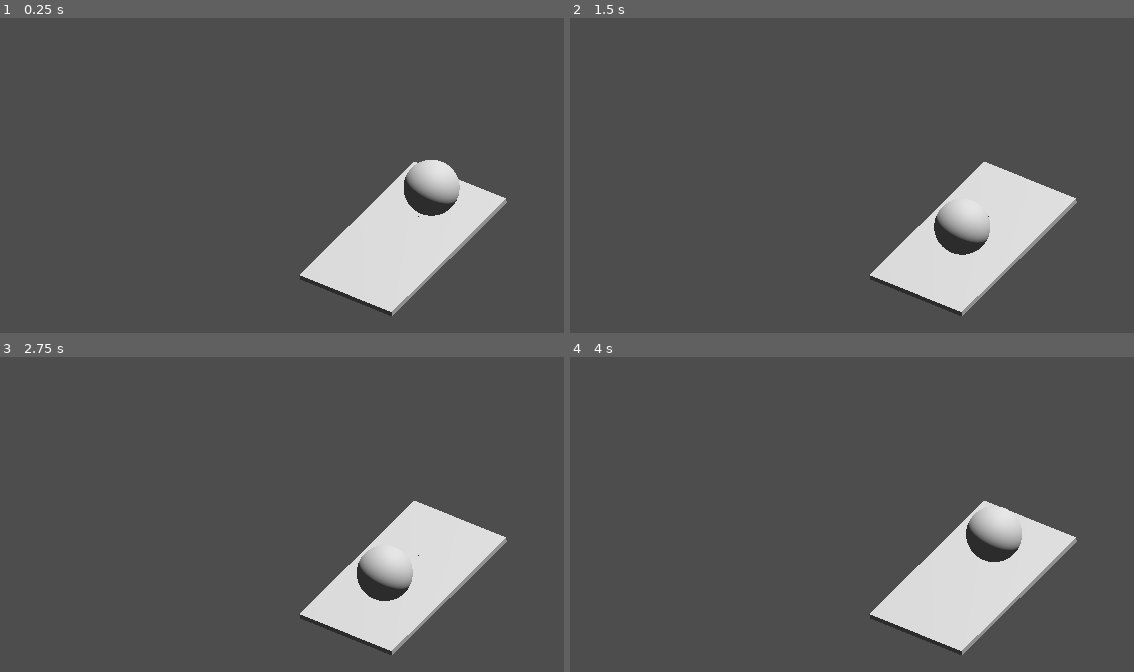
Above: before the commit, frames 1-4 (two rows, left to right).
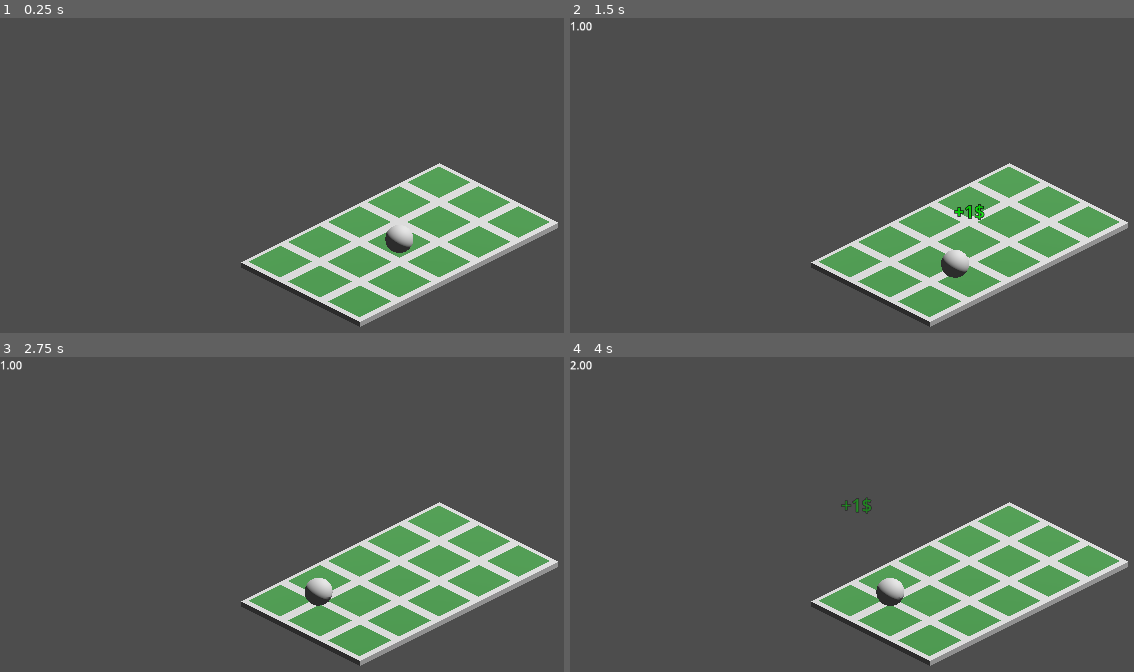
Above: after the commit, the same moments.

Repository: Scrawach/loop-hoop
Game: Godot game, scene res://root.tscn
The game is run twice, just before and just after one commit, with the same random seed, the same clock (stepped at 60 frames per second) and the same inputs.
Inputs:
- Up to frame 1 (0.25 s): no input
- Up to frame 2 (1.5 s): no input
- Up to frame 3 (2.75 s): no input
- Up to frame 4 (4 s): no input

The runs differ from the first frame. In frame 1, 12% of the frame differs, in the area x 42-99%, y 45-99%; in frame 2, 12%; in frame 3, 12%; in frame 4, 12%, in the area x 0-99%, y 1-99%.

Commit message:
feat: implement base game loop

Diff:
--- /dev/null
+++ b/src/loop-hoop/autoloads/game.gd
@@ -0,0 +1,3 @@
+extends Node
+
+var wallet := Wallet.new()
--- a/src/loop-hoop/balls/ball.gd
+++ b/src/loop-hoop/balls/ball.gd
@@ -7,6 +7,7 @@
 @export var target_tile: BasketTile
 
 @export var field: BasketField
+@export var add_money_label: PackedScene
 
 var is_forward: bool = true
 
@@ -36,4 +37,7 @@
 	target_tile = field.get_next_tile(current_tile, is_forward)
 
 func give_money() -> void:
-	print("give money")
+	var instance := add_money_label.instantiate() as AddMoneyLabel
+	get_parent().add_child(instance)
+	instance.global_position = global_position + Vector3.UP
+	Game.wallet.add_money(1)
--- a/src/loop-hoop/balls/ball.tscn
+++ b/src/loop-hoop/balls/ball.tscn
@@ -1,12 +1,16 @@
-[gd_scene load_steps=3 format=3 uid="uid://bbg2v5hi5pjw0"]
+[gd_scene load_steps=4 format=3 uid="uid://bbg2v5hi5pjw0"]
 
 [ext_resource type="Script" uid="uid://btjwp4aw46peg" path="res://balls/ball.gd" id="1_ht7ih"]
+[ext_resource type="PackedScene" uid="uid://cri8oj6gv74ta" path="res://meta/money/ui/add_money_label.tscn" id="2_5j7o3"]
 
 [sub_resource type="SphereMesh" id="SphereMesh_dk0jc"]
+radius = 0.25
+height = 0.5
 
 [node name="Ball" type="Node3D"]
 script = ExtResource("1_ht7ih")
+add_money_label = ExtResource("2_5j7o3")
 
 [node name="MeshInstance3D" type="MeshInstance3D" parent="."]
-transform = Transform3D(1, 0, 0, 0, 1, 0, 0, 0, 1, 0, 0.5, 0)
+transform = Transform3D(1, 0, 0, 0, 1, 0, 0, 0, 1, 0, 0.271384, 0)
 mesh = SubResource("SphereMesh_dk0jc")
--- a/src/loop-hoop/fields/basket_field.gd
+++ b/src/loop-hoop/fields/basket_field.gd
@@ -2,9 +2,14 @@
 extends Node3D
 
 @export var rows: Array[Array]
+@export var initial_ball: Ball
+@export var initial_tile: BasketTile
+@export var target_tile: BasketTile
 
 func _ready() -> void:
 	initialize_from_children()
+	initial_ball.current_tile = initial_tile
+	initial_ball.target_tile = target_tile
 
 func initialize_from_children() -> void:
 	var index: int
--- a/src/loop-hoop/fields/basket_field.tscn
+++ b/src/loop-hoop/fields/basket_field.tscn
@@ -6,16 +6,56 @@
 [node name="Basket Field" type="Node3D"]
 script = ExtResource("1_wen20")
 
-[node name="Basket Row" type="Node3D" parent="."]
+[node name="Basket Row10" type="Node3D" parent="."]
+transform = Transform3D(1, 0, 0, 0, 1, 0, 0, 0, 1, 0, 0, -2)
 
-[node name="Basket Tile" parent="Basket Row" instance=ExtResource("1_fjk1f")]
+[node name="Basket Tile" parent="Basket Row10" instance=ExtResource("1_fjk1f")]
 
-[node name="Basket Row2" type="Node3D" parent="."]
-transform = Transform3D(1, 0, 0, 0, 1, 0, 0, 0, 1, 0, 0, 1.2)
+[node name="Basket Tile2" parent="Basket Row10" instance=ExtResource("1_fjk1f")]
+transform = Transform3D(1, 0, 0, 0, 1, 0, 0, 0, 1, 1, 0, 0)
 
-[node name="Basket Tile" parent="Basket Row2" instance=ExtResource("1_fjk1f")]
+[node name="Basket Tile3" parent="Basket Row10" instance=ExtResource("1_fjk1f")]
+transform = Transform3D(1, 0, 0, 0, 1, 0, 0, 0, 1, -1, 0, 0)
 
-[node name="Basket Row3" type="Node3D" parent="."]
-transform = Transform3D(1, 0, 0, 0, 1, 0, 0, 0, 1, 0, 0, 2.4)
+[node name="Basket Row9" type="Node3D" parent="."]
+transform = Transform3D(1, 0, 0, 0, 1, 0, 0, 0, 1, 0, 0, -1)
 
-[node name="Basket Tile" parent="Basket Row3" instance=ExtResource("1_fjk1f")]
+[node name="Basket Tile" parent="Basket Row9" instance=ExtResource("1_fjk1f")]
+
+[node name="Basket Tile2" parent="Basket Row9" instance=ExtResource("1_fjk1f")]
+transform = Transform3D(1, 0, 0, 0, 1, 0, 0, 0, 1, 1, 0, 0)
+
+[node name="Basket Tile3" parent="Basket Row9" instance=ExtResource("1_fjk1f")]
+transform = Transform3D(1, 0, 0, 0, 1, 0, 0, 0, 1, -1, 0, 0)
+
+[node name="Basket Row6" type="Node3D" parent="."]
+
+[node name="Basket Tile" parent="Basket Row6" instance=ExtResource("1_fjk1f")]
+
+[node name="Basket Tile2" parent="Basket Row6" instance=ExtResource("1_fjk1f")]
+transform = Transform3D(1, 0, 0, 0, 1, 0, 0, 0, 1, 1, 0, 0)
+
+[node name="Basket Tile3" parent="Basket Row6" instance=ExtResource("1_fjk1f")]
+transform = Transform3D(1, 0, 0, 0, 1, 0, 0, 0, 1, -1, 0, 0)
+
+[node name="Basket Row7" type="Node3D" parent="."]
+transform = Transform3D(1, 0, 0, 0, 1, 0, 0, 0, 1, 0, 0, 1)
+
+[node name="Basket Tile" parent="Basket Row7" instance=ExtResource("1_fjk1f")]
+
+[node name="Basket Tile2" parent="Basket Row7" instance=ExtResource("1_fjk1f")]
+transform = Transform3D(1, 0, 0, 0, 1, 0, 0, 0, 1, 1, 0, 0)
+
+[node name="Basket Tile3" parent="Basket Row7" instance=ExtResource("1_fjk1f")]
+transform = Transform3D(1, 0, 0, 0, 1, 0, 0, 0, 1, -1, 0, 0)
+
+[node name="Basket Row8" type="Node3D" parent="."]
+transform = Transform3D(1, 0, 0, 0, 1, 0, 0, 0, 1, 0, 0, 2)
+
+[node name="Basket Tile" parent="Basket Row8" instance=ExtResource("1_fjk1f")]
+
+[node name="Basket Tile2" parent="Basket Row8" instance=ExtResource("1_fjk1f")]
+transform = Transform3D(1, 0, 0, 0, 1, 0, 0, 0, 1, 1, 0, 0)
+
+[node name="Basket Tile3" parent="Basket Row8" instance=ExtResource("1_fjk1f")]
+transform = Transform3D(1, 0, 0, 0, 1, 0, 0, 0, 1, -1, 0, 0)
--- a/src/loop-hoop/fields/basket_tile.tscn
+++ b/src/loop-hoop/fields/basket_tile.tscn
@@ -1,12 +1,24 @@
-[gd_scene load_steps=3 format=3 uid="uid://sdh72xin6nwy"]
+[gd_scene load_steps=5 format=3 uid="uid://sdh72xin6nwy"]
 
 [ext_resource type="Script" uid="uid://dvuijgpv0xxxf" path="res://fields/basket_tile.gd" id="1_6cwqi"]
 
 [sub_resource type="BoxMesh" id="BoxMesh_6iooe"]
-size = Vector3(2, 0.1, 1.2)
+size = Vector3(1, 0.1, 1)
+
+[sub_resource type="PlaneMesh" id="PlaneMesh_6cwqi"]
+size = Vector2(0.8, 0.8)
+
+[sub_resource type="StandardMaterial3D" id="StandardMaterial3D_cmjn7"]
+albedo_color = Color(0.203922, 0.392157, 0.211765, 1)
 
 [node name="Basket Tile" type="Node3D"]
 script = ExtResource("1_6cwqi")
 
 [node name="MeshInstance3D" type="MeshInstance3D" parent="."]
+transform = Transform3D(1, 0, 0, 0, 1, 0, 0, 0, 1, 0.00379431, 1.19209e-07, -0.00388122)
 mesh = SubResource("BoxMesh_6iooe")
+
+[node name="MeshInstance3D2" type="MeshInstance3D" parent="."]
+transform = Transform3D(1, 0, 0, 0, 1, 0, 0, 0, 1, 0, 0.0677662, 0)
+mesh = SubResource("PlaneMesh_6cwqi")
+surface_material_override/0 = SubResource("StandardMaterial3D_cmjn7")
--- /dev/null
+++ b/src/loop-hoop/meta/money/ui/add_money_label.gd
@@ -0,0 +1,19 @@
+class_name AddMoneyLabel
+extends Label3D
+
+@export var lifetime: float = 1.0
+@export var speed: float = 1.5
+
+var elapsed_time: float
+
+func _physics_process(delta: float) -> void:
+	position += speed * Vector3.UP * delta
+	elapsed_time += delta
+	change_alpha(1 - elapsed_time)
+
+	if elapsed_time > lifetime:
+		queue_free()
+
+func change_alpha(target: float) -> void:
+	modulate.a = target
+	outline_modulate.a = target
--- /dev/null
+++ b/src/loop-hoop/meta/money/ui/add_money_label.tscn
@@ -0,0 +1,11 @@
+[gd_scene load_steps=2 format=3 uid="uid://cri8oj6gv74ta"]
+
+[ext_resource type="Script" uid="uid://bcrn832jh2ox2" path="res://meta/money/ui/add_money_label.gd" id="1_b0gis"]
+
+[node name="Add Money Label" type="Label3D"]
+billboard = 1
+no_depth_test = true
+modulate = Color(0, 1, 0, 1)
+text = "+1$"
+font_size = 64
+script = ExtResource("1_b0gis")
--- /dev/null
+++ b/src/loop-hoop/meta/money/ui/money_ui.gd
@@ -0,0 +1,12 @@
+class_name MoneyUI
+extends Control
+
+@onready var money_label: Label = %"Money Label"
+
+
+func _ready() -> void:
+	Game.wallet.changed.connect(_on_money_changed)
+
+
+func _on_money_changed() -> void:
+	money_label.text = "%s.00" % Game.wallet.money
--- /dev/null
+++ b/src/loop-hoop/meta/money/ui/money_ui.tscn
@@ -0,0 +1,19 @@
+[gd_scene load_steps=2 format=3 uid="uid://bctesu5ij3ote"]
+
+[ext_resource type="Script" uid="uid://ctlnftb63oi1y" path="res://meta/money/ui/money_ui.gd" id="1_eufqx"]
+
+[node name="Money UI" type="Control"]
+layout_mode = 3
+anchors_preset = 0
+offset_right = 40.0
+offset_bottom = 40.0
+script = ExtResource("1_eufqx")
+
+[node name="Money Label" type="Label" parent="."]
+unique_name_in_owner = true
+layout_mode = 1
+anchors_preset = 15
+anchor_right = 1.0
+anchor_bottom = 1.0
+grow_horizontal = 2
+grow_vertical = 2
--- /dev/null
+++ b/src/loop-hoop/meta/wallet.gd
@@ -0,0 +1,17 @@
+class_name Wallet
+extends RefCounted
+
+signal changed()
+
+var money: int = 0
+
+func add_money(count: int) -> void:
+	money += count
+	changed.emit()
+
+func remove_money(count: int) -> void:
+	money -= count
+	changed.emit()
+
+func has_enough_money(count: int) -> bool:
+	return false
--- a/src/loop-hoop/project.godot
+++ b/src/loop-hoop/project.godot
@@ -15,6 +15,10 @@
 config/features=PackedStringArray("4.4", "GL Compatibility")
 config/icon="res://icon.svg"
 
+[autoload]
+
+Game="*res://autoloads/game.gd"
+
 [rendering]
 
 renderer/rendering_method="gl_compatibility"
--- a/src/loop-hoop/root.tscn
+++ b/src/loop-hoop/root.tscn
@@ -1,7 +1,8 @@
-[gd_scene load_steps=6 format=3 uid="uid://bumgore3hrs5q"]
+[gd_scene load_steps=7 format=3 uid="uid://bumgore3hrs5q"]
 
 [ext_resource type="PackedScene" uid="uid://c4enbfgu18exb" path="res://fields/basket_field.tscn" id="1_pq8q7"]
 [ext_resource type="PackedScene" uid="uid://bbg2v5hi5pjw0" path="res://balls/ball.tscn" id="2_pyidc"]
+[ext_resource type="PackedScene" uid="uid://bctesu5ij3ote" path="res://meta/money/ui/money_ui.tscn" id="3_vvh5c"]
 
 [sub_resource type="ProceduralSkyMaterial" id="ProceduralSkyMaterial_vho56"]
 sky_horizon_color = Color(0.662243, 0.671743, 0.686743, 1)
@@ -25,16 +26,17 @@
 
 [node name="World3D" type="Node3D" parent="."]
 
-[node name="Basket Field" parent="World3D" instance=ExtResource("1_pq8q7")]
+[node name="Basket Field" parent="World3D" node_paths=PackedStringArray("initial_ball", "initial_tile", "target_tile") instance=ExtResource("1_pq8q7")]
+initial_ball = NodePath("../Ball")
+initial_tile = NodePath("Basket Row6/Basket Tile")
+target_tile = NodePath("Basket Row7/Basket Tile2")
 
-[node name="Ball" parent="World3D" node_paths=PackedStringArray("current_tile", "target_tile", "field") instance=ExtResource("2_pyidc")]
+[node name="Ball" parent="World3D" node_paths=PackedStringArray("field") instance=ExtResource("2_pyidc")]
 speed = 1.0
-current_tile = NodePath("../Basket Field/Basket Row/Basket Tile")
-target_tile = NodePath("../Basket Field/Basket Row2/Basket Tile")
 field = NodePath("../Basket Field")
 
 [node name="Camera Point" type="Marker3D" parent="."]
-transform = Transform3D(0.820729, -0.331283, 0.465462, -0.0627306, 0.757537, 0.649771, -0.567863, -0.562485, 0.600951, 0, 0, 1.3115)
+transform = Transform3D(0.707107, -0.353553, 0.612372, 0, 0.866026, 0.5, -0.707107, -0.353553, 0.612372, -0.0231345, 0.0341706, -0.0274253)
 
 [node name="Node3D" type="Node3D" parent="Camera Point"]
 transform = Transform3D(1, 0, 0, 0, 1, 0, 0, 0, 1, 0, 0, 5)
@@ -43,4 +45,16 @@
 projection = 1
 size = 8.0
 
+[node name="CanvasLayer" type="CanvasLayer" parent="."]
+
+[node name="Game UI" type="Control" parent="CanvasLayer"]
+layout_mode = 3
+anchors_preset = 15
+anchor_right = 1.0
+anchor_bottom = 1.0
+grow_horizontal = 2
+grow_vertical = 2
+
+[node name="Money UI" parent="CanvasLayer/Game UI" instance=ExtResource("3_vvh5c")]
+
 [editable path="World3D/Basket Field"]
Not shown, added: src/loop-hoop/autoloads/game.gd.uid
Not shown, added: src/loop-hoop/meta/money/ui/add_money_label.gd.uid
Not shown, added: src/loop-hoop/meta/money/ui/money_ui.gd.uid
Not shown, added: src/loop-hoop/meta/wallet.gd.uid
